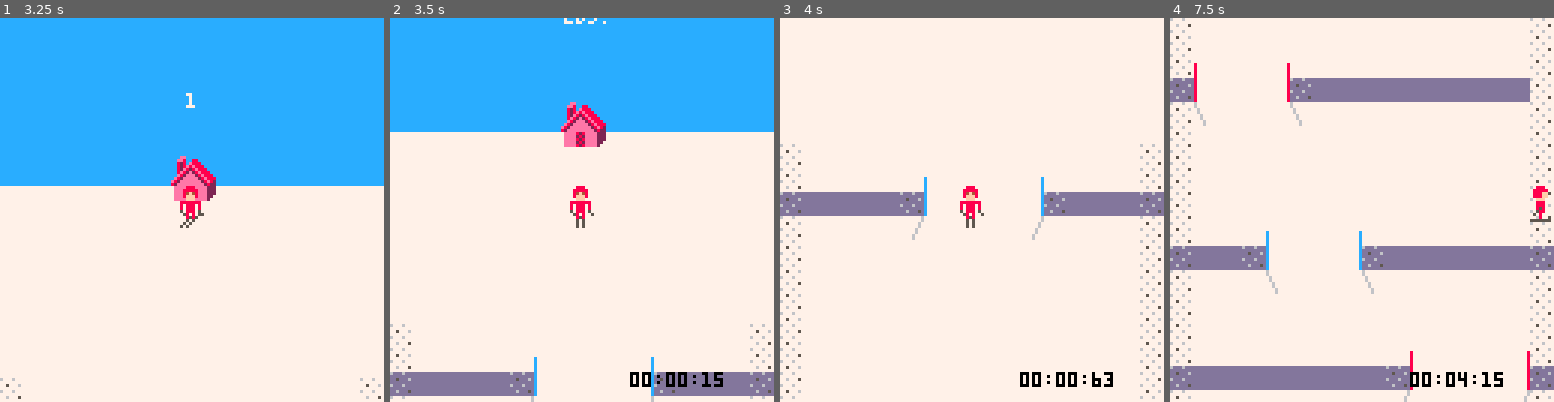
Above: before the commit, frames 1-4 (left to right).
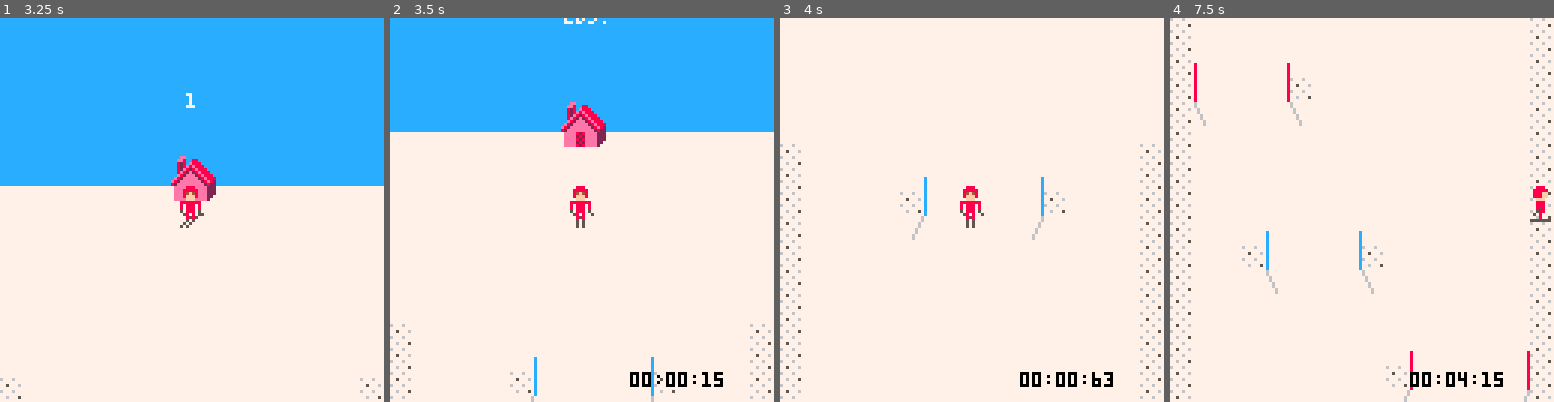
Above: after the commit, the same moments.

Repository: zothynine/eightbitslalom
Game: PICO-8 cartridge piste2.p8
Same seed, same stepped clock (60 frames per second), same inputs: the game is played once before the commit and once after it.
Inputs:
- Up to frame 1 (3.25 s): tap X (X key) at 0.33, 1.07, 1.85, 2.97 s; tap O (Z key) at 0.7, 1.7, 2.1, 2.5, 2.9 s; hold Right 1.6-2.1 s; hold Right 2.47-3.03 s; hold Left from 3.08 s (still down)
- Up to frame 2 (3.5 s): keep holding Left; tap O (Z key) at 3.3 s
- Up to frame 3 (4 s): release Left at 3.58 s; tap O (Z key) at 3.7 s
- Up to frame 4 (7.5 s): hold Right 4.02-4.68 s; tap X (X key) every 1.12 s from 4.08 to 7.43 s; tap O (Z key) every 0.4 s from 4.1 to 7.3 s; hold Left 5.08-5.68 s; hold Right 6.08-6.58 s; hold Right 6.63-7.13 s

Frame 1 is identical in both runs. In frame 2, 3.8% of the frame differs, in the area x 0-100%, y 92-99%; in frame 3, 4.1%; in frame 4, 13%, in the area x 0-100%, y 15-97%.

Commit message:
Setze Piste 2 fertig

Diff:
--- a/piste2.p8
+++ b/piste2.p8
@@ -434,72 +434,72 @@
 0000000000000000000000000000000000000000000101010208000000000000000000000000000000040000000000000000000000000000000300000000000000000000000000000000000000000000000000000000000000000000000000000000000000000000000000000000000000000000000000000000000000000000
 0000000000000000000000000000000000000000000000000000000000000000000000000000000000000000000000000000000000000000000000000000000000000000000000000000000000000000000000000000000000000000000000000000000000000000000000000000000000000000000000000000000000000000
 __map__
-0505050505050505050505050505050515050505050505050505050505050515150505050505050505050505050505151505050505050505050505050505051500000000000000000000000000000000000000000000000000000000000000000000000000000000000000000000000000000000000000000000000000000000
-0505050505050505050505050505050515050505050505050505050505050515150505050505050505050505050505151505050505050505050505050505051500000000000000000000000000000000000000000000000000000000000000000000000000000000000000000000000000000000000000000000000000000000
-0505050505050505050505050505050515050505050505050505050505050515150505050505050505050505050505151505050505050505050505050505051500000000000000000000000000000000000000000000000000000000000000000000000000000000000000000000000000000000000000000000000000000000
-0505050505050505050505050505050515050505050505052805050526050515390505050505050505050505050505391505050505050505050505050505051500000000000000000000000000000000000000000000000000000000000000000000000000000000000000000000000000000000000000000000000000000000
-0505050505050505050505050505050539181818181818393805050536391839150505050505050505050505050505151505050505050505050505050505051500000000000000000000000000000000000000000000000000000000000000000000000000000000000000000000000000000000000000000000000000000000
-05050505050505050505050505050505150505050505053b050505053b050515150505050505050505050505050505151505050505050505050505050505051500000000000000000000000000000000000000000000000000000000000000000000000000000000000000000000000000000000000000000000000000000000
-0505050505050505050505050505050515050505050505050505050505050515150505050505050505050505050505151505050505050505050505050505051500000000000000000000000000000000000000000000000000000000000000000000000000000000000000000000000000000000000000000000000000000000
+0505050505050505050505050505050515050505050505050505050505050515150505050505250505270505050505151505050505050505280505260505051500000000000000000000000000000000000000000000000000000000000000000000000000000000000000000000000000000000000000000000000000000000
+0505050505050505050505050505050515050505050505050505050505050515391818181839350505373918181818393918181818181839380505363918183900000000000000000000000000000000000000000000000000000000000000000000000000000000000000000000000000000000000000000000000000000000
+05050505050505050505050505050505150505050505050505050505050505151505050505053a0505053a0505050515150505050505053b0505053b0505051500000000000000000000000000000000000000000000000000000000000000000000000000000000000000000000000000000000000000000000000000000000
+0505050505050505050505050505050515050505050505052805050526050515150505050505050505050505050505151505050505050505050505050505051500000000000000000000000000000000000000000000000000000000000000000000000000000000000000000000000000000000000000000000000000000000
+0505050505050505050505050505050539181818181818393805050536391839150505050505050505052805260505151505050505050505050505050505051500000000000000000000000000000000000000000000000000000000000000000000000000000000000000000000000000000000000000000000000000000000
+05050505050505050505050505050505150505050505053b050505053b050515391818181818181818393805363918391505050505050505050505050505051500000000000000000000000000000000000000000000000000000000000000000000000000000000000000000000000000000000000000000000000000000000
+05050505050505050505050505050505150505050505050505050505050505151505050505050505053b05053b0505151505050505050505050505050505051500000000000000000000000000000000000000000000000000000000000000000000000000000000000000000000000000000000000000000000000000000000
 0505050505050505050505050505050515050505050505050505050505050515150505050505050505050505050505151519191919191919191919191919191500000000000000000000000000000000000000000000000000000000000000000000000000000000000000000000000000000000000000000000000000000000
 0505050505050505050505050505050515050505050505050505050505050515150505050505050505050505050505150505050505050505050505050505050500000000000000000000000000000000000000000000000000000000000000000000000000000000000000000000000000000000000000000000000000000000
 0505050505050505050505050505050515050505050505050505050505050515150505050505050505050505050505150505050505050505050505050505050500000000000000000000000000000000000000000000000000000000000000000000000000000000000000000000000000000000000000000000000000000000
 0505050505050505050505050505050515050505050505050505050505050515150505050505050505050505050505150505050505050505050505050505050500000000000000000000000000000000000000000000000000000000000000000000000000000000000000000000000000000000000000000000000000000000
 0505050505050505050505050505050515050505050505050505050505050515150505050505050505050505050505150505050505050505050505050505050500000000000000000000000000000000000000000000000000000000000000000000000000000000000000000000000000000000000000000000000000000000
-0505050505050505050505050505050515250505052705050505050505050515150505050505050505050505050505150505050505050505050505050505050500000000000000000000000000000000000000000000000000000000000000000000000000000000000000000000000000000000000000000000000000000000
-0505050505050505050505050505050539350505053739181818181818181839150505050505050505050505050505150505050505050505050505050505050500000000000000000000000000000000000000000000000000000000000000000000000000000000000000000000000000000000000000000000000000000000
-05050505050505050505050505050505153a0505051516151515151515151515150505050505050505050505050505150505050505050505050505050505050500000000000000000000000000000000000000000000000000000000000000000000000000000000000000000000000000000000000000000000000000000000
-1505050505050505050505050505051515050505050515151515151515151515150505050505050505050505050505150505050505050505050505050505050500000000000000000000000000000000000000000000000000000000000000000000000000000000000000000000000000000000000000000000000000000000
-1505050505052805050526050505051515150505050505151515151515151515150505050505050505050505050505150505050505050505050505050505050500000000000000000000000000000000000000000000000000000000000000000000000000000000000000000000000000000000000000000000000000000000
-3918181818393805050536391818183915151505050505151515151515151515150505050505050505050505050505150505050505050505050505050505050500000000000000000000000000000000000000000000000000000000000000000000000000000000000000000000000000000000000000000000000000000000
+0505050505050505050505050505050515250505052705050505050505050515150505050505050505050505050515150505050505050505050505050505050500000000000000000000000000000000000000000000000000000000000000000000000000000000000000000000000000000000000000000000000000000000
+0505050505050505050505050505050539350505053739181818181818181839152505052705050505050505151515150505050505050505050505050505050500000000000000000000000000000000000000000000000000000000000000000000000000000000000000000000000000000000000000000000000000000000
+05050505050505050505050505050505153a0505051516151515151515151515393505053739181818181839393939390505050505050505050505050505050500000000000000000000000000000000000000000000000000000000000000000000000000000000000000000000000000000000000000000000000000000000
+1505050505050505050505050505051515050505050515151515151515151515153a0505053a050505051515151515150505050505050505050505050505050500000000000000000000000000000000000000000000000000000000000000000000000000000000000000000000000000000000000000000000000000000000
+1505050505052805050526050505051515150505050505151515151515151515150505050505050505051515151515150505050505050505050505050505050500000000000000000000000000000000000000000000000000000000000000000000000000000000000000000000000000000000000000000000000000000000
+3918181818393805050536391818183915151505050505151515151515151515150505050505050505050505151515150505050505050505050505050505050500000000000000000000000000000000000000000000000000000000000000000000000000000000000000000000000000000000000000000000000000000000
 15050505053b050505053b050505051515151505050505151515151515151515150505050505050505050505050505150505050505050505050505050505050500000000000000000000000000000000000000000000000000000000000000000000000000000000000000000000000000000000000000000000000000000000
 1505050505050505050505050505051515151515280526151515151515151515150505050505050505050505050505150505050505050505050505050505050500000000000000000000000000000000000000000000000000000000000000000000000000000000000000000000000000000000000000000000000000000000
-1505050505050505050505050505051539393939380536393939393939393939150505050505050505050505050505150505050505050505050505050505050500000000000000000000000000000000000000000000000000000000000000000000000000000000000000000000000000000000000000000000000000000000
-1505050505050505050505050505051515150505050505050505050505050515150505050505050505050505050505150505050505050505050505050505050500000000000000000000000000000000000000000000000000000000000000000000000000000000000000000000000000000000000000000000000000000000
-1505050505050505050505050505051515150505050505050505050505050515150505050505050505050505050505150505050505050505050505050505050500000000000000000000000000000000000000000000000000000000000000000000000000000000000000000000000000000000000000000000000000000000
-1505050505050505050505050505051515050505050505050505050505050515150505050505050505050505050505150505050505050505050505050505050500000000000000000000000000000000000000000000000000000000000000000000000000000000000000000000000000000000000000000000000000000000
-1505050505050505050505050505051515050505050505050505050505050515390505050505050505050505050505390505050505050505050505050505050500000000000000000000000000000000000000000000000000000000000000000000000000000000000000000000000000000000000000000000000000000000
-1505050505050505050505050505051515050505050505050505050505050515150505050505050505050505050505150505050505050505050505050505050500000000000000000000000000000000000000000000000000000000000000000000000000000000000000000000000000000000000000000000000000000000
-1505050505050505050505050505051515050505050505050505050505050515150505050505050505050505050505150505050505050505050505050505050500000000000000000000000000000000000000000000000000000000000000000000000000000000000000000000000000000000000000000000000000000000
-1525050527050505050505050505051515050505050505050505050505050515150505050505050505050505050505150505050505050505050505050505050500000000000000000000000000000000000000000000000000000000000000000000000000000000000000000000000000000000000000000000000000000000
-3935050537391818181818181818181515050505050505050505050505050515150505050505050505050505050505150505050505050505050505050505050500000000000000000000000000000000000000000000000000000000000000000000000000000000000000000000000000000000000000000000000000000000
-153a0505053a0505050505050505051515050505050505050505050505050515150505050505050505050505050505150505050505050505050505050505050500000000000000000000000000000000000000000000000000000000000000000000000000000000000000000000000000000000000000000000000000000000
-1505050505050505050505050505051515050505050505050505050505050515150505050505050505050505050505150505050505050505050505050505050500000000000000000000000000000000000000000000000000000000000000000000000000000000000000000000000000000000000000000000000000000000
-1505050505050505050505050505051515050505050505050505050505050515150505050505050505050505050505150505050505050505050505050505050500000000000000000000000000000000000000000000000000000000000000000000000000000000000000000000000000000000000000000000000000000000
-…(37 lines of a section not shown)…
+1505050505050505050505050505051539393939380536393939393939393939150505050505280526050505050505150505050505050505050505050505050500000000000000000000000000000000000000000000000000000000000000000000000000000000000000000000000000000000000000000000000000000000
+150505050505050505050505050505151515053b05053b050505050505050515391818181839380536391818181818390505050505050505050505050505050500000000000000000000000000000000000000000000000000000000000000000000000000000000000000000000000000000000000000000000000000000000
+150505050505050505050505050505151515050505050505050505050505051515050505053b05053b050505050505150505050505050505050505050505050500000000000000000000000000000000000000000000000000000000000000000000000000000000000000000000000000000000000000000000000000000000
+1505050505050505050505050505051515050505050505050505050505050515150505050505050505050515150505150505050505050505050505050505050500000000000000000000000000000000000000000000000000000000000000000000000000000000000000000000000000000000000000000000000000000000
+1505050505050505050505050505051515050505050505050505050505050515150505050505050505050515151505150505050505050505050505050505050500000000000000000000000000000000000000000000000000000000000000000000000000000000000000000000000000000000000000000000000000000000
+1505050505050505050505050505051515052505270505050505050505050515150505052505270505050515150505150505050505050505050505050505050500000000000000000000000000000000000000000000000000000000000000000000000000000000000000000000000000000000000000000000000000000000
+1505050505050505050505050505051539393505373918181818181818181839391818393505373918181818181818390505050505050505050505050505050500000000000000000000000000000000000000000000000000000000000000000000000000000000000000000000000000000000000000000000000000000000
+1525050527050505050505050505051515053a05053a05050505050505050515150505053a05053a05050505050505150505050505050505050505050505050500000000000000000000000000000000000000000000000000000000000000000000000000000000000000000000000000000000000000000000000000000000
+3935050537391818181818181818181515050505050505050505050505050515151505050505050505050505050515150505050505050505050505050505050500000000000000000000000000000000000000000000000000000000000000000000000000000000000000000000000000000000000000000000000000000000
+153a0505053a0505050505050505051515050505050505050505050505050515151505050505050505050505050515150505050505050505050505050505050500000000000000000000000000000000000000000000000000000000000000000000000000000000000000000000000000000000000000000000000000000000
+1505050505050505050505050505051515050505050505050505050505050515151505050505050505050505050505150505050505050505050505050505050500000000000000000000000000000000000000000000000000000000000000000000000000000000000000000000000000000000000000000000000000000000
+1505050505050505050505050505051515050505050505050505050505050515151505050505052805260505050505150505050505050505050505050505050500000000000000000000000000000000000000000000000000000000000000000000000000000000000000000000000000000000000000000000000000000000
+…(37 lines of a section not shown)…
Not shown, changed: 37 lines of the sprite sheet (__gfx__) section of piste2.p8
